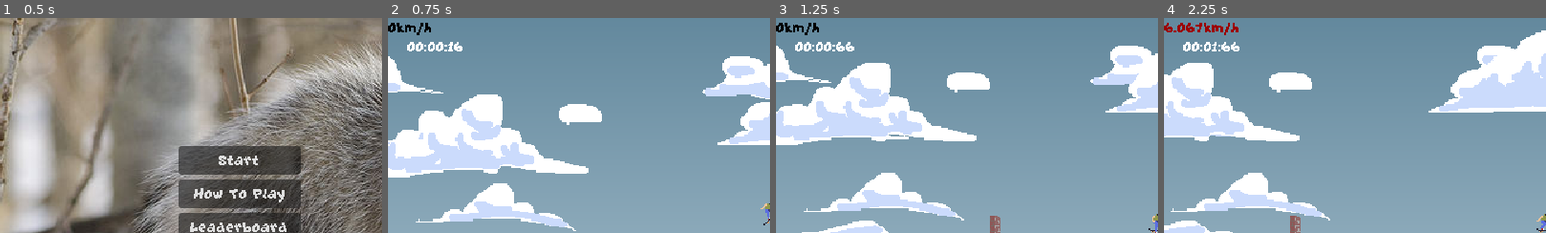
Above: before the commit, frames 1-4 (left to right).
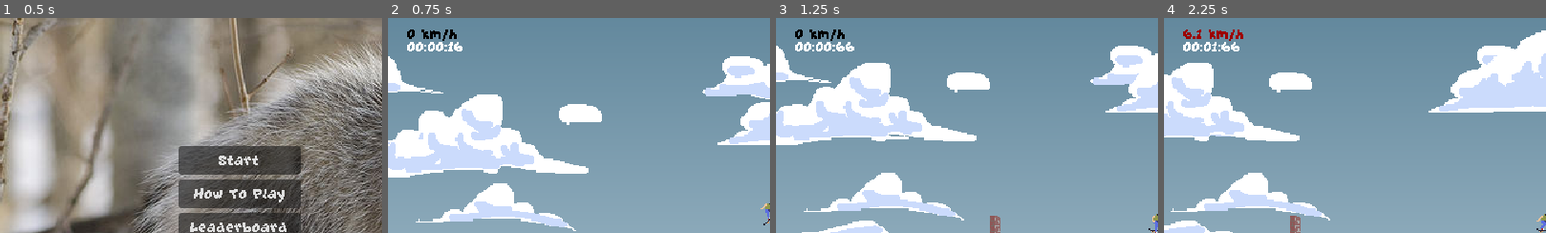
Above: after the commit, the same moments.

Repository: Minipeps/SpeedJam-8
Game: Godot game, scene res://Menus/MainMenu/MainMenu.tscn
The game is run twice, just before and just after one commit, with the same random seed, the same clock (stepped at 60 frames per second) and the same inputs.
Inputs (mouse positions are % of the whole screen's width and height, from its top left):
- Up to frame 1 (0.5 s): no input
- Up to frame 2 (0.75 s): click "Start" at 0.5 s
- Up to frame 3 (1.25 s): no input
- Up to frame 4 (2.25 s): tap Enter (ui_accept) at 1.25, 1.52 s; move the mouse to (72, 45) at 1.27 s; hold Right (player_move_right) 1.28-2.03 s; tap C (display_end_screen_lose) at 1.35 s; move the mouse to (30, 55) at 2.02 s; hold Down (player_move_down) from 2.03 s (still down); tap X (display_end_screen_win) at 2.1 s
The pictures show only the part of the screen within x 0-50%, y 0-50%; the shares and areas given below are measured in that part.

Frame 1 is identical in both runs. In frame 2, 0.5% of the frame differs, in the area x 0-18%, y 2-11%; in frame 3, 0.5%; in frame 4, 0.7%, in the area x 0-21%, y 2-11%.

Commit message:
adjust speed timer position

Diff:
--- a/Timer/speed_counter.gd
+++ b/Timer/speed_counter.gd
@@ -10,8 +10,8 @@
 
 # Called every frame. 'delta' is the elapsed time since the previous frame.
 func _process(delta: float) -> void:
-	var speed = snapped(absf(SPEED_TO_DISPLAY)/SPEED_LIMIT, 0.001)
+	var speed = snapped(absf(SPEED_TO_DISPLAY)/SPEED_LIMIT, 0.1)
 	#$Label.text = "%02fkm/h" % [speed]
-	$Label.text = str(speed) + "km/h"
+	$Label.text = str(speed) + " km/h"
 	$Label.modulate = Color(speed/10., 0., 0.)
 	pass
--- a/Timer/speed_counter.tscn
+++ b/Timer/speed_counter.tscn
@@ -13,5 +13,7 @@
 
 [node name="Label" type="Label" parent="."]
 layout_mode = 0
-offset_right = 40.0
-offset_bottom = 23.0
+offset_left = 16.0
+offset_top = 5.0
+offset_right = 56.0
+offset_bottom = 28.0
Not shown: 1 places in Timer/speed_counter.tscn that only renumber resources
